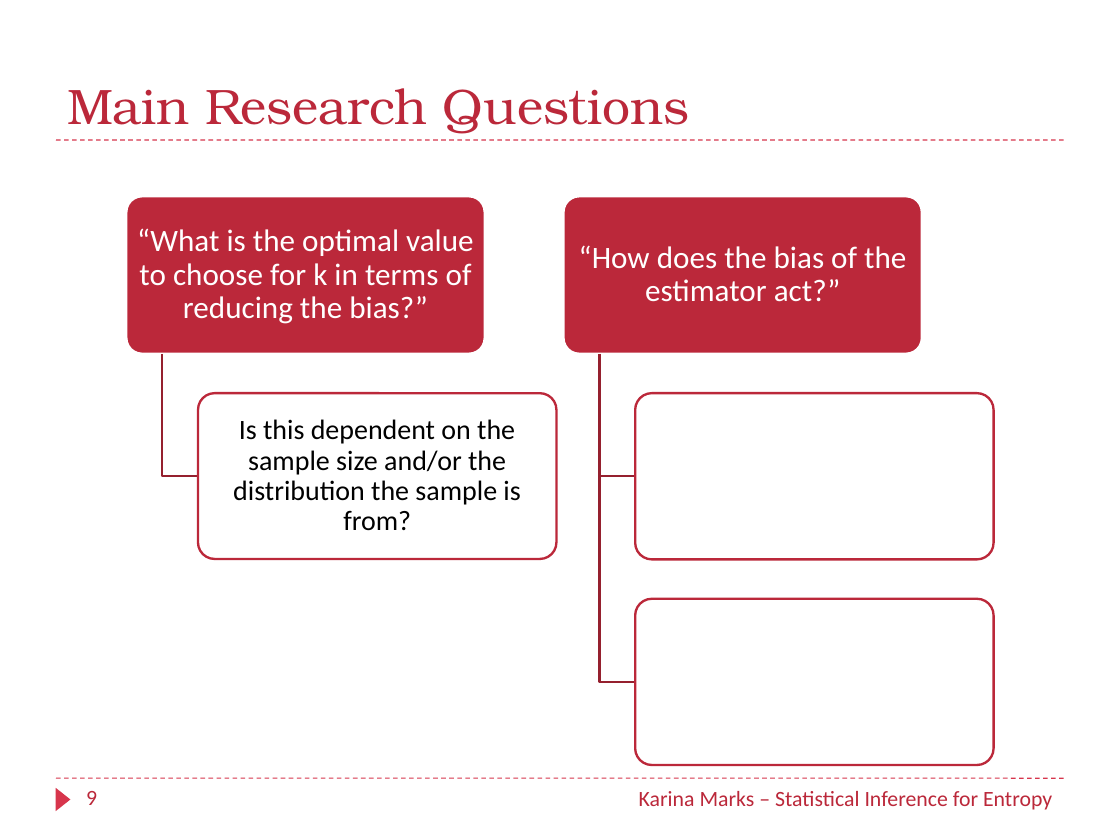
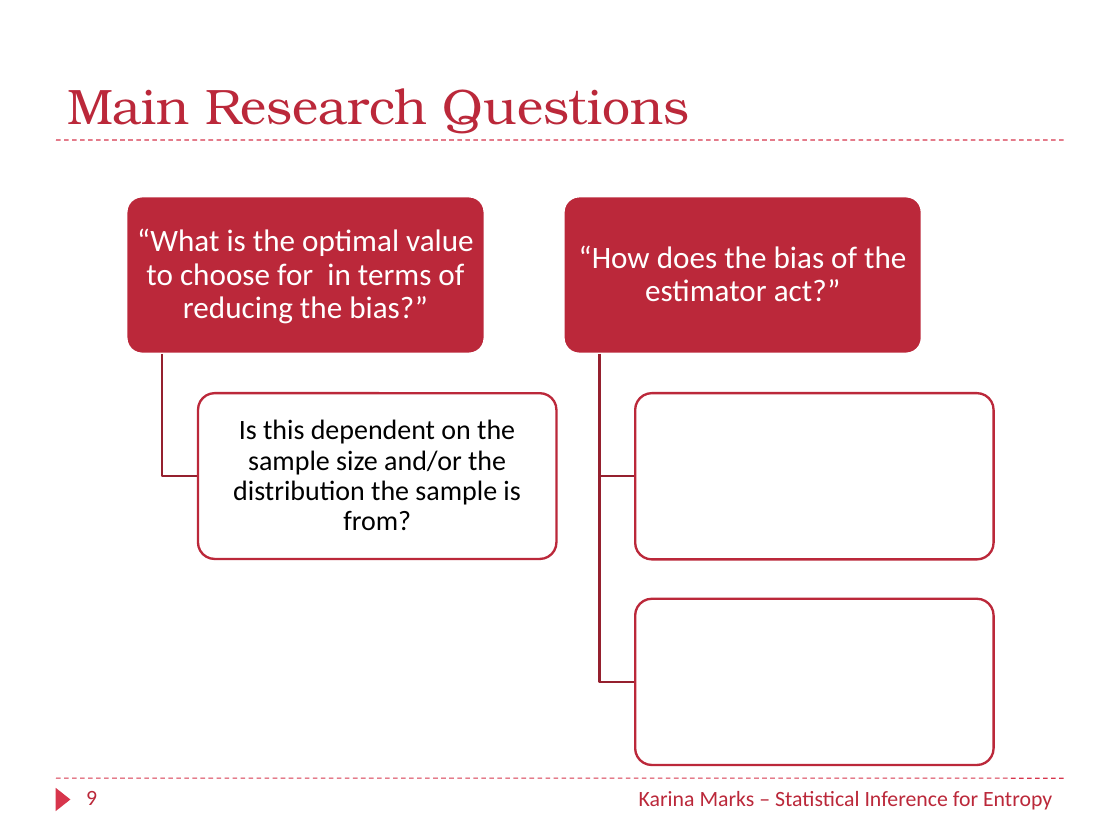
Before and after one commit to KarinaMarks/Entropy-Estimators, a slide deck: slide 9 of Presentation/Statistical Inference for Entropy.pptx. Drawn at 1120x840 pixels with LibreOffice and Linux fonts; fonts in the diff are those of the drawing; background and template pictures are left out. Boxes give left, top, right and bottom in pixels: in the first picture for what was removed or moved away, otherwise in the second. Text is boxed around its words. In the diff, an @@ line names an element or a change of style, - is before the commit and + after.

```diff
--- a/Presentation/Statistical Inference for Entropy.pptx
+++ b/Presentation/Statistical Inference for Entropy.pptx
@@ text at [137, 228, 474, 324]: text changed @@
-“What is the optimal value to choose for k in terms of reducing the bias?”
+“What is the optimal value to choose for in terms of reducing the bias?”
```
Also in this commit, not shown: 4 other slides changed.
